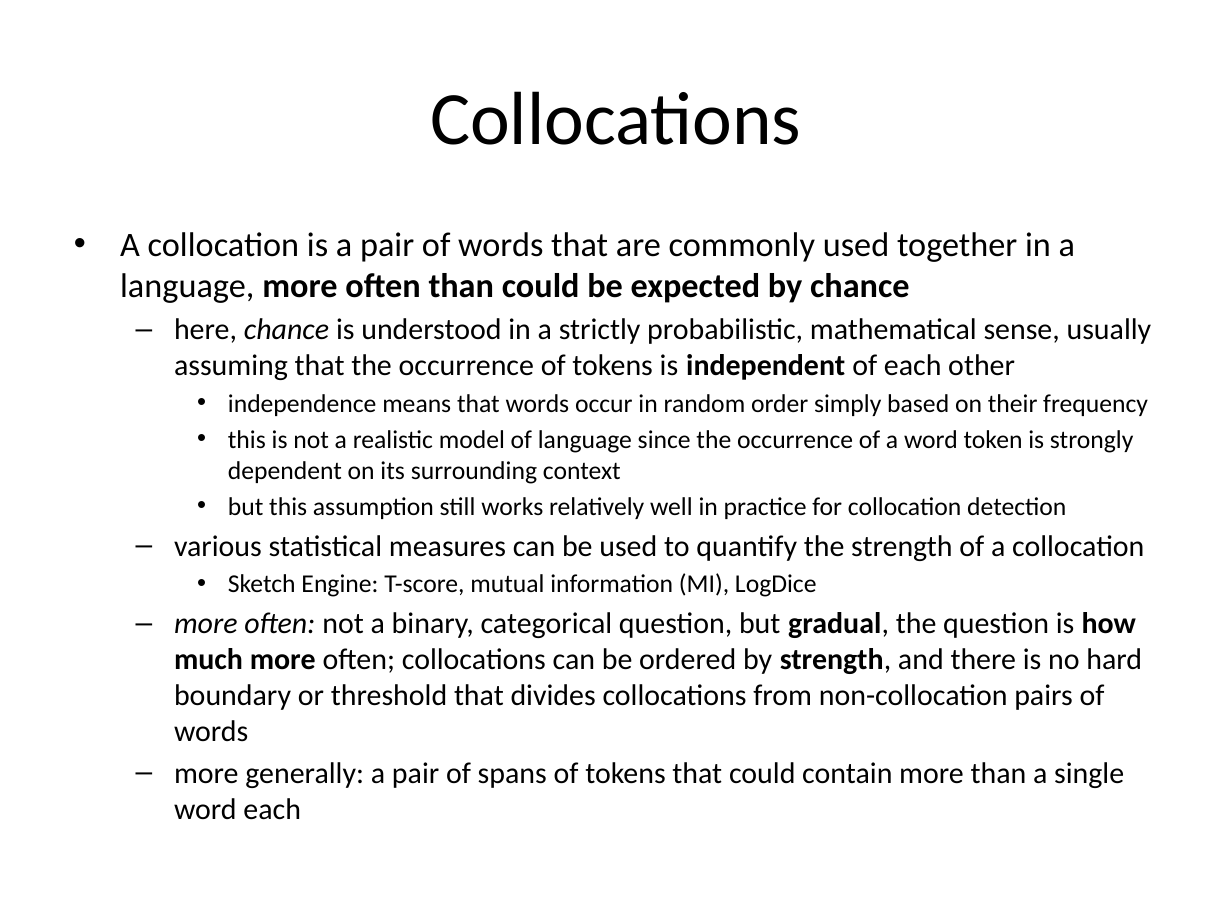
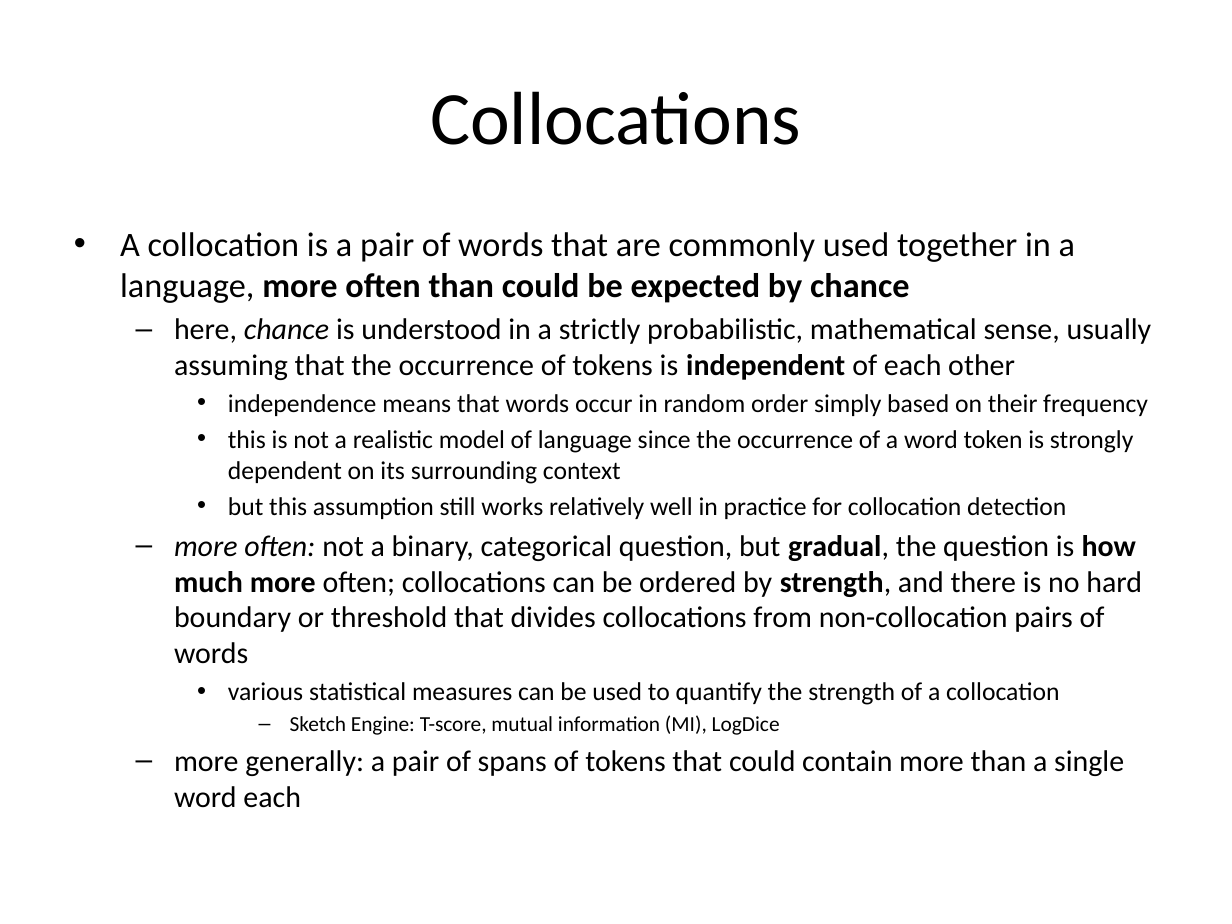
Before and after one commit to Clinical-Bioinformatics-Debrecen/nlp_2025, a slide deck: slide 11 of 4.pptx. Drawn at 1232x924 pixels with LibreOffice and Linux fonts; fonts in the diff are those of the drawing. Boxes give left, top, right and bottom in pixels: in the first picture for what was removed or moved away, otherwise in the second. Text is boxed around its words. In the diff, an @@ line names an element or a change of style, - is before the commit and + after.

Commit message:
dd last page

```diff
--- a/4.pptx
+++ b/4.pptx
@@ text at (x1=174, y1=535, x2=1142, y2=664): paragraph added @@
+  – more often: not a binary, categorical question, but gradual, the question is how much more often; collocations can be ordered by strength, and there is no hard boundary or threshold that divides collocations from non-collocation pairs of words
@@ text at (x1=174, y1=612, x2=1142, y2=742): paragraph removed @@
-  – more often: not a binary, categorical question, but gradual, the question is how much more often; collocations can be ordered by strength, and there is no hard boundary or threshold that divides collocations from non-collocation pairs of words
@@ text at (x1=228, y1=682, x2=1059, y2=735): size 17.5 to 15 pt in "various statistical measures can be used to ..."; size 15 to 12.5 pt in "Sketch Engine: T-score, mutual information (MI), LogDice"; bullet – to •; list level 2 to 3 in "various statistical measures can be ..."; bullet • to –; list level 3 to 4 in "Sketch Engine: T-score, mutual information ..." @@
```
Also in this commit, not shown: 1 slide added.
